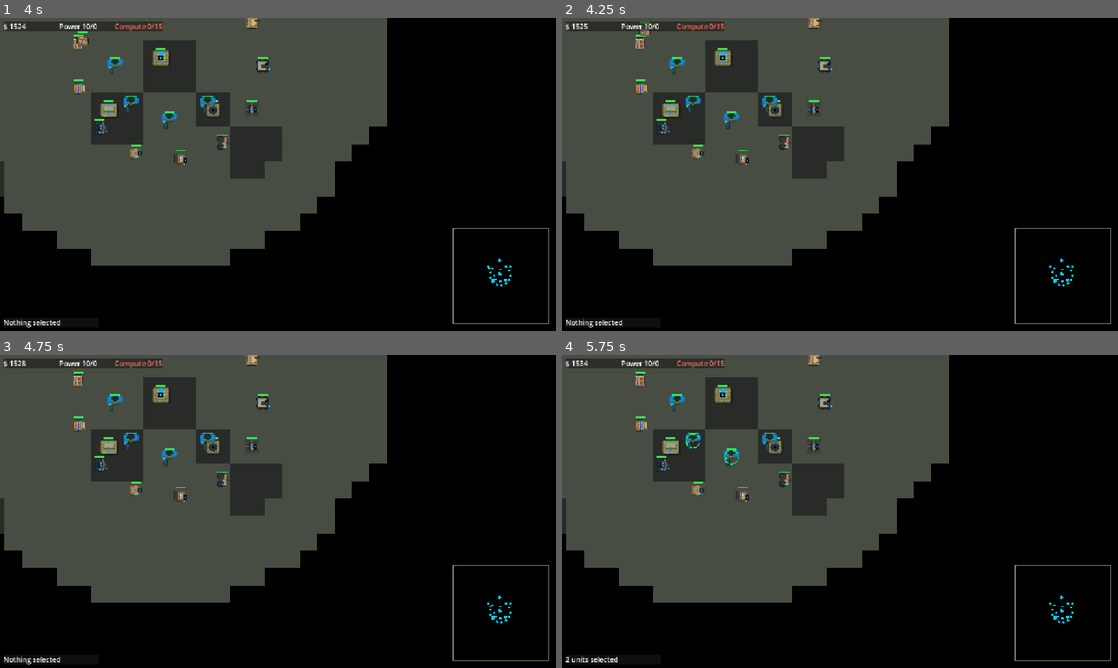
Above: before the commit, frames 1-4 (two rows, left to right).
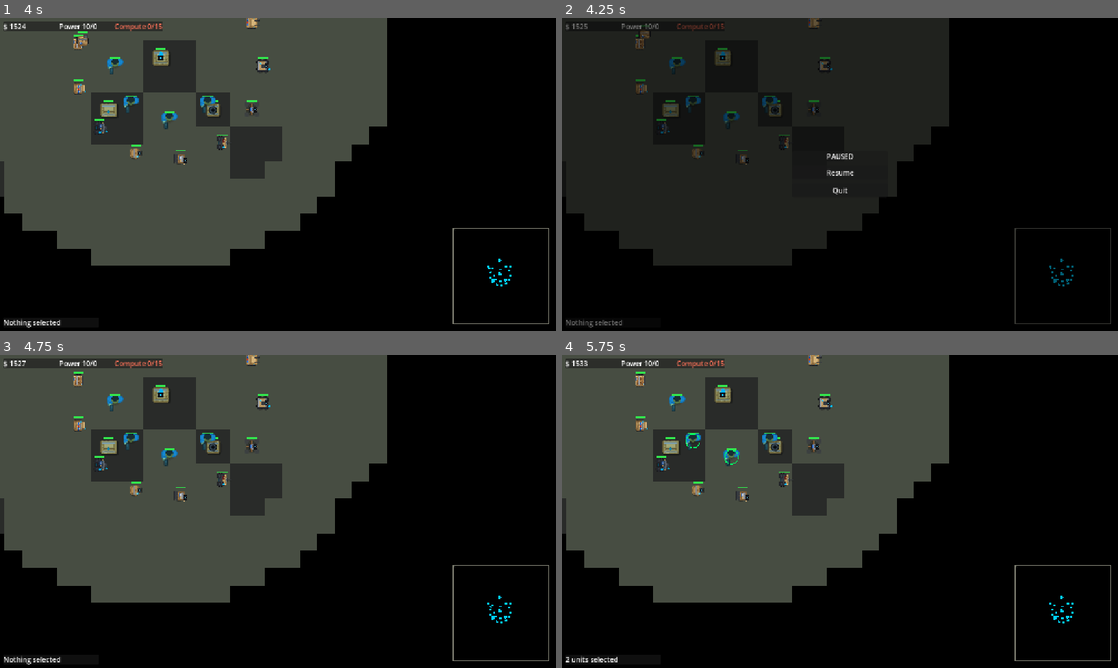
Above: after the commit, the same moments.

Repository: CWatt250/vibe-command
Game: Godot game, scene res://scenes/Main.tscn
Same seed, same stepped clock (60 frames per second), same inputs: the game is played once before the commit and once after it.
Inputs (mouse positions are in pixels of both pictures, inside the frame that each line leads up to):
- Up to frame 1 (4 s): tap Enter at 0.5 s; move the mouse to (400, 158) at 0.52 s; tap Shift at 0.6, 2.1, 3.6 s; click (400, 158) at 0.67 s; drag from (166, 190) to (250, 237) at 1.27 s; move the mouse to (333, 105) at 2.02 s; click (333, 105) at 2.17 s; drag from (250, 237) to (111, 127) at 2.77 s; move the mouse to (444, 221) at 3.52 s; click (444, 221) at 3.67 s
- Up to frame 2 (4.25 s): tap Escape at 4.15 s
- Up to frame 3 (4.75 s): click (278, 508) at 4.25 s, where only the run after the commit has a clickable "Resume"
- Up to frame 4 (5.75 s): tap Space at 5 s; drag from (673, 464) to (756, 433) at 5.02 s

Frame 1 is identical in both runs. In frame 2, 43% of the frame differs, in the area x 0-99%, y 0-99%; in frame 3, less than 0.1%; in frame 4, less than 0.1%.

Commit message:
p7-hud: BUILD mode + placement ghost, pause menu — HUD phase functionally complete
ui/BuildGrid.gd: second mode. A selected BuilderNetwork structure (the HQ) lists
every faction structure; a press emits place_requested. Affordability now keyed
by def id so both modes share it.

ui/PlacementGhost.gd: world-space footprint preview. Snaps with the same
anchor-cell math as Simulation._placement_valid so green == accepted. LMB issues
BUILD, RMB/Esc cancels; consumes input while active via _input so
SelectionInput never sees the click. Re-tracks in _process so camera pans keep it
glued to the grid.

ui/PauseMenu.gd: port of godot-open-rts match/Menu.gd (MIT). Esc toggles,
PROCESS_MODE_ALWAYS, _unhandled_input so an active ghost wins Esc. Quit exits
(no main menu yet).

presentation/Game.gd: ghost + pause wired; debug capture args --place=<def_id>
and --pause (applied at capture time so _process isn't stalled).

docs/visual-roadmap.md: V1–V7 passes (readability quick wins → fog → terrain →
rendering framework → combat feedback → faction art via the sprite generator →
HUD restyle), grounded in the actual renderer and the procedural asset pipeline.

docs/screenshot_hud_place.png: HQ selected, 20 structures, Rail Emplacement
greyed at $2100, ghost red over rubble. docs/screenshot_hud_pause.png.
All seven suites green.

Co-Authored-By: Claude Fable 5.1 <noreply@anthropic.com>
Claude-Session: https://claude.ai/code/session_01XDSsMdL7aLZQ7NNutEiFXj

Diff:
--- a/presentation/Game.gd
+++ b/presentation/Game.gd
@@ -18,6 +18,8 @@
 var minimap_layer: CanvasLayer
 var minimap: MiniMapRenderer
 var hud: HUD
+var placement_ghost: PlacementGhost
+var pause_menu: PauseMenu
 
 const PLAYER_FACTION := "VC"
 
@@ -26,6 +28,7 @@
 var _frame: int = 0
 var _capture_at: int = -1
 var _capture_out: String = ""
+var _debug_pause: bool = false
 
 func _ready() -> void:
 	# Load content
@@ -77,6 +80,14 @@
 	selection_input.orders_issued.connect(_on_orders)
 	selection_input.selection_changed.connect(_on_selection)
 
+	# Structure placement: HUD build grid asks, the ghost previews + issues BUILD.
+	placement_ghost = PlacementGhost.new(sim, rts_cam, player_faction)
+	add_child(placement_ghost)
+	hud.build_grid.place_requested.connect(placement_ghost.begin)
+
+	pause_menu = PauseMenu.new()
+	add_child(pause_menu)
+
 	# Spawn starter forces: 12 Vibe Coder infantry + a Garage Core (Vibe base)
 	_spawn_starter_force()
 
@@ -85,9 +96,12 @@
 	# Optional screenshot capture: godot -- --capture=/abs/out.png [--frame=N]
 	# Debug selection for HUD captures: --select=<def_id> [--train=<unit_id>] selects the
 	# first entity with that def and (optionally) queues that unit on it twice.
+	# --place=<structure_def_id> starts the placement ghost with the cursor warped to centre.
 	var args := OS.get_cmdline_user_args()
 	var debug_select := ""
 	var debug_train := ""
+	var debug_place := ""
+	var debug_pause := false
 	for a in args:
 		if a.begins_with("--capture="):
 			_capture_out = a.trim_prefix("--capture=")
@@ -97,6 +111,10 @@
 			debug_select = a.trim_prefix("--select=")
 		elif a.begins_with("--train="):
 			debug_train = a.trim_prefix("--train=")
+		elif a.begins_with("--place="):
+			debug_place = a.trim_prefix("--place=")
+		elif a == "--pause":
+			debug_pause = true
 	if _capture_at < 0:
 		_capture_at = 180
 	if debug_select != "":
@@ -107,6 +125,10 @@
 					var order := {"type": "TRAIN", "entityIds": [e.id], "unitDefId": debug_train}
 					sim.run_commands(0, [order, order])
 				break
+	if debug_place != "":
+		Input.warp_mouse(get_viewport_rect().size * 0.5)
+		placement_ghost.begin(debug_place)
+	_debug_pause = debug_pause  # applied at capture time; pausing now would stall _process
 
 func _build_map(grid: NavGrid) -> void:
 	sim.grid_map = grid
@@ -175,6 +197,8 @@
 		_frame += 1
 	if _capture_at > 0 and _frame >= _capture_at:
 		_capture_at = -1  # prevent re-entry
+		if _debug_pause:
+			pause_menu.toggle()  # menu draws on the frame _capture_now awaits
 		_capture_now()
 
 func _capture_now() -> void:
--- a/ui/BuildGrid.gd
+++ b/ui/BuildGrid.gd
@@ -1,8 +1,12 @@
 extends GridContainer
 class_name BuildGrid
-## BuildGrid — TRAIN buttons for the single selected, built, player-owned producer.
-## Buttons come from the structure def's `trainsUnits`; cost/tooltip from the unit def.
-## Greys out what the faction can't afford. BUILD mode (structures) is step 4.
+## BuildGrid — context buttons for the single selected, built, player-owned structure.
+## TRAIN mode: the def's `trainsUnits` as unit buttons (issues TRAIN on this producer).
+## BUILD mode: a BuilderNetwork structure (the HQ) lists the faction's structures; a
+## press emits place_requested and the PlacementGhost takes over. Greys out what the
+## faction can't afford. Tech tier isn't gated here because the sim doesn't gate it yet.
+
+signal place_requested(structure_def_id: String)
 
 const REFRESH_EVERY_TICKS := 5
 
@@ -11,7 +15,8 @@
 var faction: String
 
 var _producer_id: int = -1
-var _buttons: Dictionary = {}   # unit_def_id -> Button
+var _buttons: Dictionary = {}   # def_id -> Button
+var _costs: Dictionary = {}     # def_id -> cost, so affordability doesn't care which mode
 
 func _init(simulation: Simulation, ev: GameEvents, player_faction: String) -> void:
 	sim = simulation
@@ -42,38 +47,51 @@
 	for c in get_children():
 		c.queue_free()
 	_buttons.clear()
-	var e := _owned_producer(ids)
+	_costs.clear()
+	var e := _owned_built_structure(ids)
 	if e == null:
 		hide()
 		return
 	var trains: Array = e.def_data.get("trainsUnits", [])
-	if trains.is_empty():
+	var flags: Array = e.def_data.get("componentFlags", [])
+	if e.production != null and not trains.is_empty():
+		_producer_id = e.id
+		for uid in trains:
+			var d: Dictionary = sim.registry.get_unit(uid)
+			if not d.is_empty():
+				_add_button(uid, d, _on_train.bind(uid))
+	elif flags.has("BuilderNetwork"):
+		_producer_id = e.id
+		for sid in sim.registry.all_structures():
+			var d: Dictionary = sim.registry.get_structure(sid)
+			if d.get("factionId", "") == faction:
+				_add_button(sid, d, _on_place.bind(sid))
+	if _buttons.is_empty():
+		_producer_id = -1
 		hide()
 		return
-	_producer_id = e.id
-	for uid in trains:
-		var d: Dictionary = sim.registry.get_unit(uid)
-		if d.is_empty():
-			continue
-		var b := Button.new()
-		b.custom_minimum_size = Vector2(100, 44)
-		b.focus_mode = Control.FOCUS_NONE
-		b.text = "%s\n$%d" % [d.get("displayName", uid), int(d.get("costCredits", 0.0))]
-		b.tooltip_text = "%s\n%s\nHP %d · %s armor · %.0fs" % [
-			d.get("displayName", uid), d.get("role", d.get("desc", "")),
-			int(d.get("maxHealth", 0)), d.get("armorClass", "?"), d.get("buildTimeSec", 0.0)]
-		b.pressed.connect(_on_train.bind(uid))
-		add_child(b)
-		_buttons[uid] = b
 	_refresh_affordability()
 	show()
 
-## The one selected entity if it's a built production structure we own; else null.
-func _owned_producer(ids: Array) -> Entity:
+func _add_button(id: String, d: Dictionary, on_pressed: Callable) -> void:
+	var b := Button.new()
+	b.custom_minimum_size = Vector2(100, 44)
+	b.focus_mode = Control.FOCUS_NONE
+	b.text = "%s\n$%d" % [d.get("displayName", id), int(d.get("costCredits", 0.0))]
+	b.tooltip_text = "%s\n%s\nHP %d · %s · %.0fs" % [
+		d.get("displayName", id), d.get("role", d.get("function", d.get("desc", ""))),
+		int(d.get("maxHealth", 0)), d.get("armorClass", "?"), d.get("buildTimeSec", 0.0)]
+	b.pressed.connect(on_pressed)
+	add_child(b)
+	_buttons[id] = b
+	_costs[id] = d.get("costCredits", 0.0)
+
+## The one selected entity if it's a built structure we own; else null.
+func _owned_built_structure(ids: Array) -> Entity:
 	if ids.size() != 1:
 		return null
 	var e: Entity = sim.entities.get(ids[0])
-	if e == null or e.kind != "structure" or e.faction_id != faction or e.production == null:
+	if e == null or e.kind != "structure" or e.faction_id != faction:
 		return null
 	if e.construction != null and not e.construction.is_built():
 		return null
@@ -81,9 +99,13 @@
 
 func _refresh_affordability() -> void:
 	var credits: float = sim.get_resources(faction).get("credits", 0.0)
-	for uid in _buttons:
-		var cost: float = sim.registry.get_unit(uid).get("costCredits", 0.0)
-		_buttons[uid].disabled = credits < cost
+	for id in _buttons:
+		_buttons[id].disabled = credits < _costs[id]
+
+func _on_place(sid: String) -> void:
+	if _producer_id < 0:
+		return
+	place_requested.emit(sid)
 
 func _on_train(uid: String) -> void:
 	if _producer_id < 0:
--- /dev/null
+++ b/ui/PauseMenu.gd
@@ -0,0 +1,47 @@
+extends CanvasLayer
+class_name PauseMenu
+## PauseMenu — Esc toggles a centred panel and get_tree().paused. Port of godot-open-rts
+## match/Menu.gd (MIT) minus the main-menu handoff (there is no main menu yet; Quit exits).
+## Runs with PROCESS_MODE_ALWAYS so it still hears Esc while the tree is paused. Uses
+## _unhandled_input so an active PlacementGhost (which consumes Esc) wins.
+
+func _init() -> void:
+	layer = 40
+	process_mode = Node.PROCESS_MODE_ALWAYS
+
+func _ready() -> void:
+	hide()
+	var dim := ColorRect.new()
+	dim.color = Color(0, 0, 0, 0.55)
+	dim.set_anchors_and_offsets_preset(Control.PRESET_FULL_RECT)
+	add_child(dim)
+	var center := CenterContainer.new()
+	center.set_anchors_and_offsets_preset(Control.PRESET_FULL_RECT)
+	add_child(center)
+	var panel := PanelContainer.new()
+	center.add_child(panel)
+	var column := VBoxContainer.new()
+	column.add_theme_constant_override("separation", 10)
+	column.custom_minimum_size = Vector2(220, 0)
+	panel.add_child(column)
+	var title := Label.new()
+	title.text = "PAUSED"
+	title.horizontal_alignment = HORIZONTAL_ALIGNMENT_CENTER
+	column.add_child(title)
+	var resume := Button.new()
+	resume.text = "Resume"
+	resume.pressed.connect(toggle)
+	column.add_child(resume)
+	var quit := Button.new()
+	quit.text = "Quit"
+	quit.pressed.connect(func() -> void: get_tree().quit())
+	column.add_child(quit)
+
+func _unhandled_input(event: InputEvent) -> void:
+	if event is InputEventKey and event.pressed and event.keycode == KEY_ESCAPE:
+		toggle()
+		get_viewport().set_input_as_handled()
+
+func toggle() -> void:
+	visible = not visible
+	get_tree().paused = visible
--- /dev/null
+++ b/ui/PlacementGhost.gd
@@ -0,0 +1,102 @@
+extends Node2D
+class_name PlacementGhost
+## PlacementGhost — world-space footprint preview while placing a structure.
+## Snaps to the nav grid using the same anchor-cell math as Simulation._placement_valid
+## (anchor = cell under the cursor; footprint spans c - w/2 .. c - w/2 + w), so what you
+## see green is exactly what the sim will accept. Left click BUILDs, right click / Esc
+## cancels. Consumes input while active so SelectionInput doesn't also act on the click.
+
+signal placement_finished
+
+const COL_OK := Color(0.2, 1.0, 0.4, 0.35)
+const COL_BAD := Color(1.0, 0.25, 0.2, 0.35)
+
+var sim: Simulation
+var rts_cam: RTSCamera
+var faction: String
+
+var def_id: String = ""
+var _anchor: Vector2i = Vector2i.ZERO
+var _footprint: Vector2i = Vector2i.ONE
+
+func _init(simulation: Simulation, cam: RTSCamera, player_faction: String) -> void:
+	sim = simulation
+	rts_cam = cam
+	faction = player_faction
+	z_index = 50
+
+func active() -> bool:
+	return def_id != ""
+
+func begin(structure_def_id: String) -> void:
+	var def: Dictionary = sim.registry.get_structure(structure_def_id)
+	if def.is_empty():
+		return
+	def_id = structure_def_id
+	var fp: Array = def.get("footprint", [1, 1])
+	_footprint = Vector2i(int(fp[0]), int(fp[1]) if fp.size() > 1 else int(fp[0]))
+	_track(get_viewport().get_mouse_position())
+	queue_redraw()
+
+func cancel() -> void:
+	if not active():
+		return
+	def_id = ""
+	queue_redraw()
+	placement_finished.emit()
+
+func _input(event: InputEvent) -> void:
+	if not active():
+		return
+	if event is InputEventMouseMotion:
+		_track(event.position)
+	elif event is InputEventMouseButton and event.pressed:
+		if event.button_index == MOUSE_BUTTON_LEFT:
+			_try_build()
+			get_viewport().set_input_as_handled()
+		elif event.button_index == MOUSE_BUTTON_RIGHT:
+			cancel()
+			get_viewport().set_input_as_handled()
+	elif event is InputEventKey and event.pressed and event.keycode == KEY_ESCAPE:
+		cancel()
+		get_viewport().set_input_as_handled()
+
+func _track(screen_pos: Vector2) -> void:
+	var world := rts_cam.screen_to_world(screen_pos)
+	_anchor = sim.grid_map.world_to_cell(world.x, world.y)
+	queue_redraw()
+
+## Sim-side position for this anchor: the anchor cell's centre (what BUILD receives).
+func _anchor_world() -> Vector2:
+	return sim.grid_map.cell_to_world(_anchor)
+
+func _footprint_rect() -> Rect2:
+	var origin := Vector2(_anchor.x - _footprint.x / 2, _anchor.y - _footprint.y / 2) * NavGrid.CELL
+	return Rect2(origin, Vector2(_footprint) * NavGrid.CELL)
+
+func _try_build() -> void:
+	var pos := _anchor_world()
+	if not sim.can_place(def_id, pos, faction):
+		return
+	sim.run_commands(0, [{"type": "BUILD", "structureDefId": def_id, "position": pos, "faction": faction}])
+	cancel()
+
+func _process(_delta: float) -> void:
+	# Camera pans under a still cursor; keep the ghost glued to the grid.
+	if active():
+		_track(get_viewport().get_mouse_position())
+
+func _draw() -> void:
+	if not active():
+		return
+	var ok := sim.can_place(def_id, _anchor_world(), faction)
+	var rect := _footprint_rect()
+	draw_rect(rect, COL_OK if ok else COL_BAD, true)
+	draw_rect(rect, (COL_OK if ok else COL_BAD).lightened(0.3) * Color(1, 1, 1, 2.5), false, 2.0)
+	# Cell grid inside the footprint so the snap is legible.
+	for x in range(1, _footprint.x):
+		var gx := rect.position.x + x * NavGrid.CELL
+		draw_line(Vector2(gx, rect.position.y), Vector2(gx, rect.end.y), Color(1, 1, 1, 0.15))
+	for y in range(1, _footprint.y):
+		var gy := rect.position.y + y * NavGrid.CELL
+		draw_line(Vector2(rect.position.x, gy), Vector2(rect.end.x, gy), Color(1, 1, 1, 0.15))
Binary file added: docs/screenshot_hud_pause.png
Binary file added: docs/screenshot_hud_place.png
Not shown, changed: docs/hud-inventory.md
Not shown, added: docs/visual-roadmap.md
